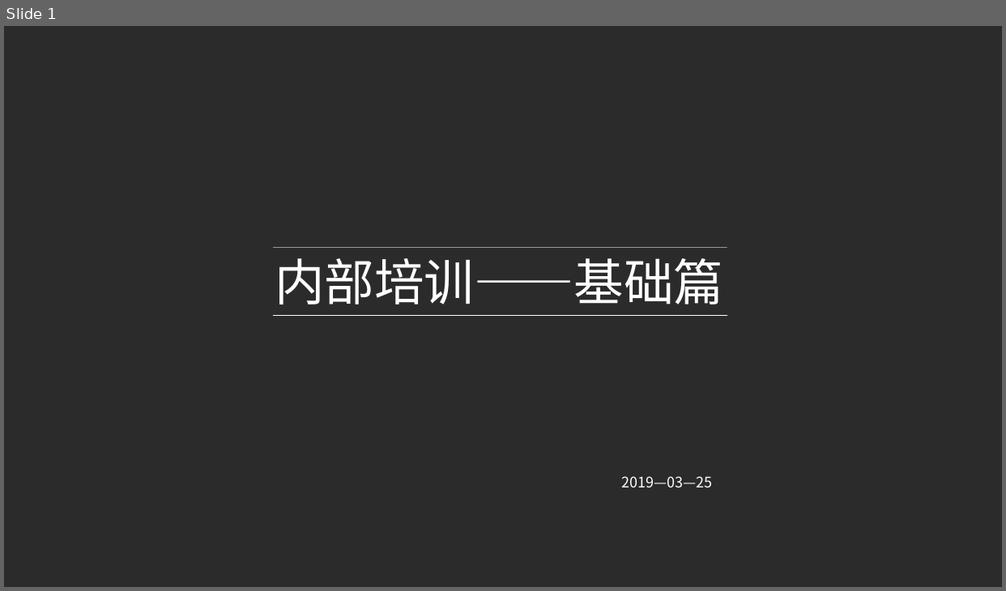
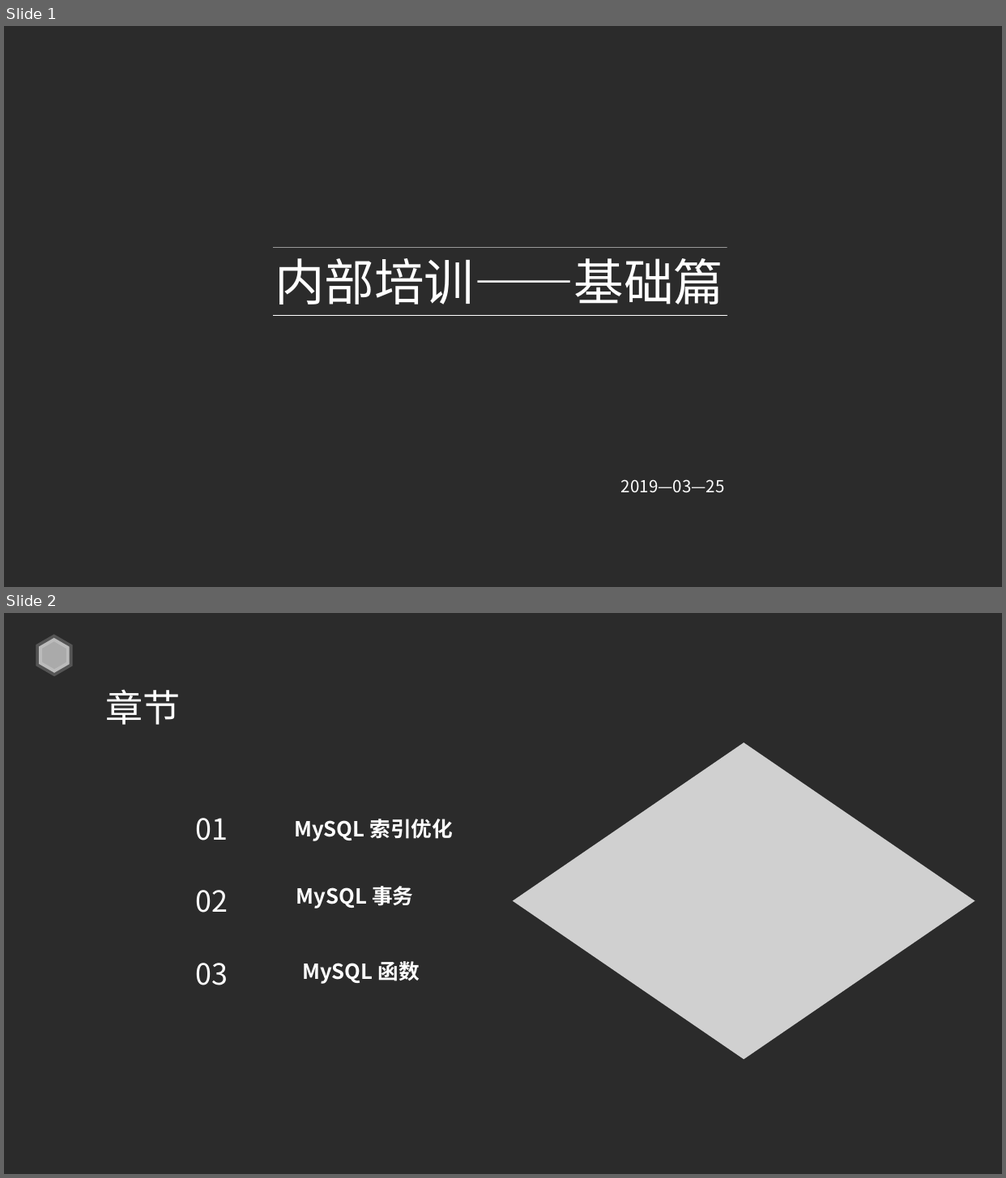
Before and after one commit to SilenceLoveLt/WorkSpaceNew, a slide deck: 工作/内部培训.pptx. Shown one above the other, each under a label of ours: slide 1 before the commit, slides 1 and 2 after it. The pictures are 1006x591 and 1006x1178 pixels, drawn with LibreOffice and Linux fonts; fonts in the diff are those of the drawing; grey boxes stand for pictures; background and template pictures are left out; a plain dark background stands for a picture behind light text. Boxes give left, top, right and bottom in pixels: in the first picture for what was removed or moved away, otherwise in the second. Text is boxed around its words. In the diff, an @@ line names an element or a change of style, - is before the commit and + after.

```diff
--- a/工作/内部培训.pptx
+++ b/工作/内部培训.pptx
@@ slide 2 added at [4,613,1002,1174], background picture (left out) @@
@@ hexagon added at [32,633,77,677], fill #FFFFFF at 60% opacity, outline #FFFFFF 6 pt @@
@@ text added at [106,689,181,725], 36 pt, text #FFFFFF @@
+章节
@@ picture added at [513,743,975,1059] @@
@@ text added at [195,818,228,841], 28 pt, text #FFFFFF @@
+01
@@ text added at [294,819,453,841], 20 pt, text #FFFFFF, bold @@
+MySQL 索引优化
@@ text added at [195,890,228,913], 28 pt, text #FFFFFF @@
+02
@@ text added at [296,886,413,909], 20 pt, text #FFFFFF, bold @@
+MySQL 事务
@@ text added at [195,963,228,986], 28 pt, text #FFFFFF @@
+03
@@ text added at [302,961,419,984], 20 pt, text #FFFFFF, bold @@
+MySQL 函数
@@ slide 1 changed as well @@
@@ text "2019—03—25" at [621,480,725,493]: size 14 to 16 pt @@
```
Also in this commit, not shown: 3 other slides changed, 2 other slides added, 3 slides removed, 16 other files.
